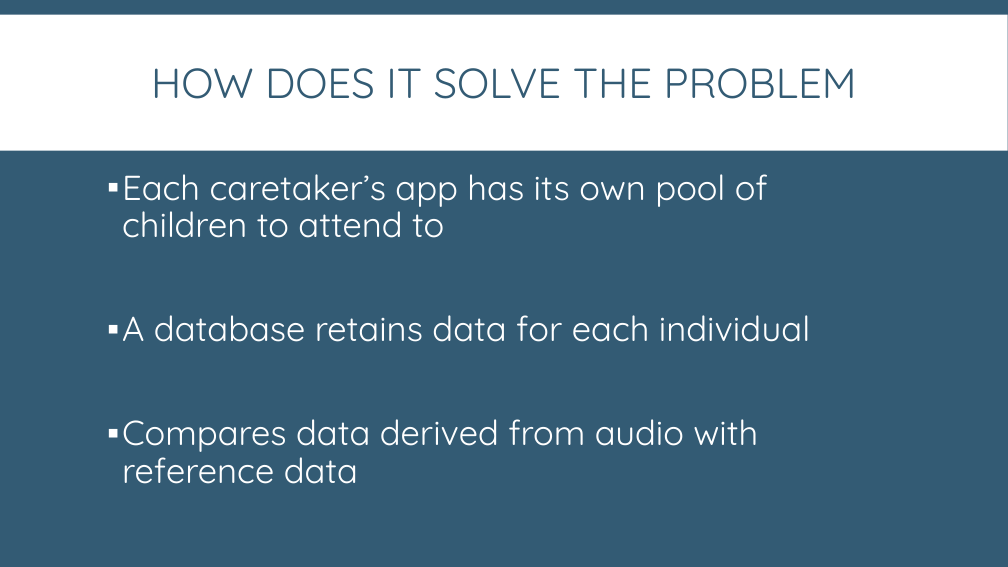
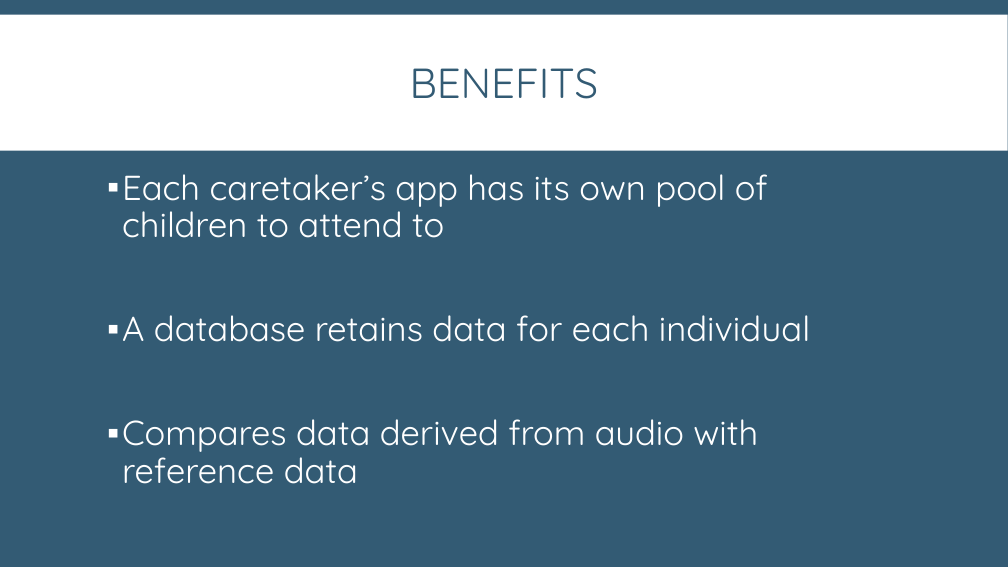
Before and after one commit to brooklyn2016/team-19, a slide deck: slide 6 of presentation-Final Edit.pptx (slide 4 before the commit). Drawn at 1008x567 pixels with LibreOffice and Linux fonts; fonts in the diff are those of the drawing. Boxes give left, top, right and bottom in pixels: in the first picture for what was removed or moved away, otherwise in the second. Text is boxed around its words. In the diff, an @@ line names an element or a change of style, - is before the commit and + after.

```diff
--- a/presentation-Final Edit.pptx
+++ b/presentation-Final Edit.pptx
@@ title at box(410, 68, 599, 99): text changed @@
-HOW DOES IT SOLVE THE PROBLEM
+BENEFITS
```
Also in this commit, not shown: 10 other slides changed, 3 slides added.
